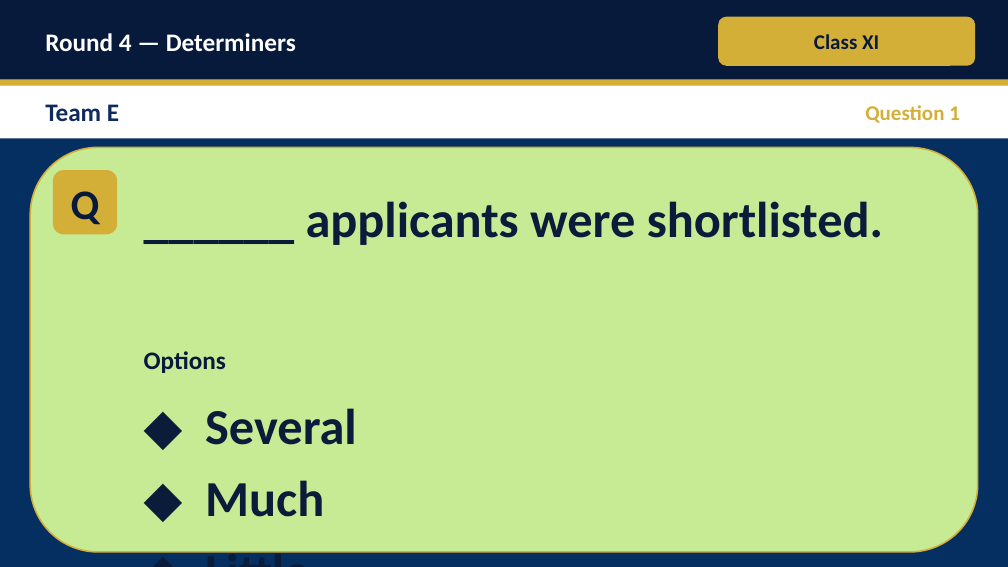
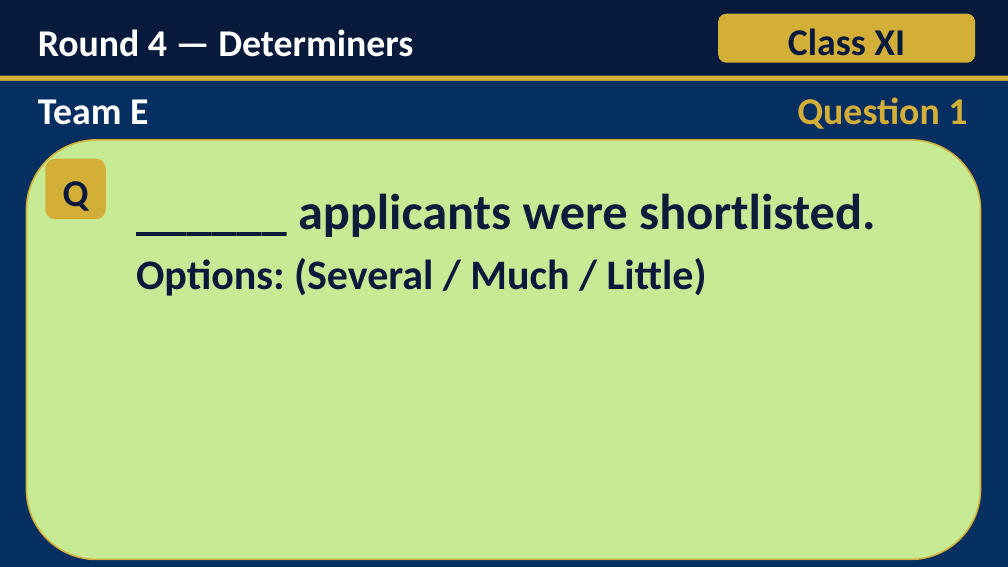
Before and after one commit to Jassi2821/Just_Learning, a slide deck: slide 46 of Inter_Branch_English_Grammar_Quiz.pptx. Drawn at 1008x567 pixels with LibreOffice and Linux fonts; fonts in the diff are those of the drawing. Boxes give left, top, right and bottom in pixels: in the first picture for what was removed or moved away, otherwise in the second. Text is boxed around its words. In the diff, an @@ line names an element or a change of style, - is before the commit and + after.

Commit message:
Rebuild quiz deck with exact verbatim questions and new font sizing
- Questions match source text exactly (instruction lines, hints, options)
- Headings: 36pt bold
- Instruction line (e.g. Fill in the blank...): 40pt bold
- Question text + options: 48pt bold
- 'Options' word: 40pt bold
- Background: #052F61, question card: #C7EA94
- Removed answer band and footer from question slides
- 67 slides total, all XML well-formed

```diff
--- a/Inter_Branch_English_Grammar_Quiz.pptx
+++ b/Inter_Branch_English_Grammar_Quiz.pptx
@@ text "Round 4 — Determiners": place and size @@
-text "Round 4 — Determiners" at box(45, 33, 296, 52)
+text "Round 4 — Determiners" at box(38, 29, 413, 57)
@@ text "Round 4 — Determiners" at box(38, 29, 413, 57): size 24 to 36 pt; line spacing 1 to 1.1 @@
@@ text "Class XI" at box(788, 28, 905, 65): size 20 to 36 pt; line spacing 1 to 1.1 @@
@@ rectangle: place and size @@
-rectangle at box(0, 79, 1008, 85)
+rectangle at box(0, 76, 1008, 81)
@@ rectangle: place and size @@
-rectangle at box(0, 85, 1008, 138)
+rectangle at box(0, 81, 1008, 134)
@@ rectangle at box(0, 81, 1008, 134): fill #FFFFFF to #052F61 @@
@@ text "Team E": place and size @@
-text "Team E" at box(45, 104, 119, 121)
+text "Team E" at box(38, 99, 148, 125)
@@ text "Team E" at box(38, 99, 148, 125): size 24 to 36 pt, text colour #0F2A5C to #FFFFFF; line spacing 1 to 1.1 @@
@@ text "Question 1" at box(797, 97, 967, 129): size 20 to 36 pt; line spacing 1 to 1.1 @@
@@ rounded rectangle: place and size @@
-rounded rectangle at box(30, 147, 978, 552)
+rounded rectangle at box(26, 140, 981, 560)
@@ text "Q": place and size @@
-text "Q" at box(71, 191, 100, 225)
+text "Q" at box(63, 181, 89, 211)
@@ text "Q" at box(63, 181, 89, 211): size 40 to 36 pt; line spacing 1 to 1.1 @@
@@ rounded rectangle: place and size @@
-rounded rectangle at box(53, 170, 117, 234)
+rounded rectangle at box(45, 159, 106, 219)
@@ text "______ applicants were shortlisted.": place and size @@
-text "______ applicants were shortlisted." at box(306, 201, 883, 245)
+text "______ applicants were shortlisted." at box(136, 193, 875, 296)
@@ text at box(136, 258, 707, 296): paragraph added @@
+Options: (Several / Much / Little)
@@ text removed at box(144, 351, 226, 373) @@
-Options
@@ text removed at box(205, 408, 357, 517) @@
-◆ Several
-◆ Much
-◆ Little
```
Also in this commit, not shown: 66 other slides changed, 2 other files.
